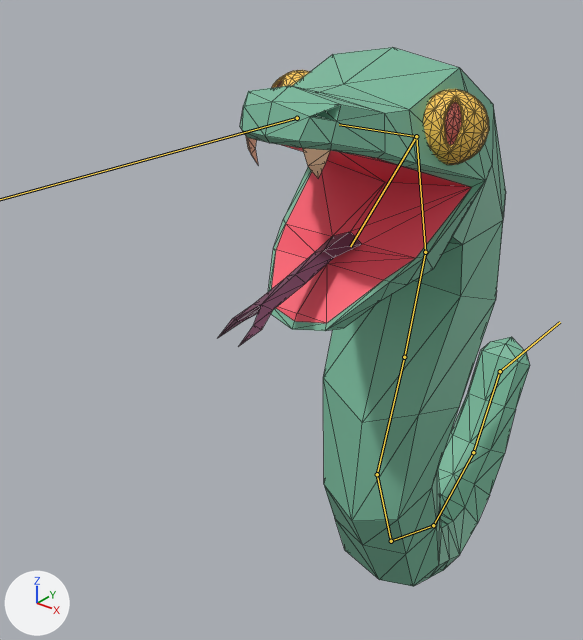
An edit to the glTF model Snake.glb, drawn before and after from the same camera.
The view is the same before and after, from a 50 mm lens placed at (1.9, -3.98, 3.74), pointed at (-0.51, -0.98, 1.88). Every picture has the same lights, and +X, +Y and +Z are marked at lower left. Both versions are drawn at frame 10 of the action 'Attack'; the numbers are the values there. The bones that bend it are drawn over the model as lines. Mesh edges are drawn as thin lines.

In view in the first picture: 'Snake'.
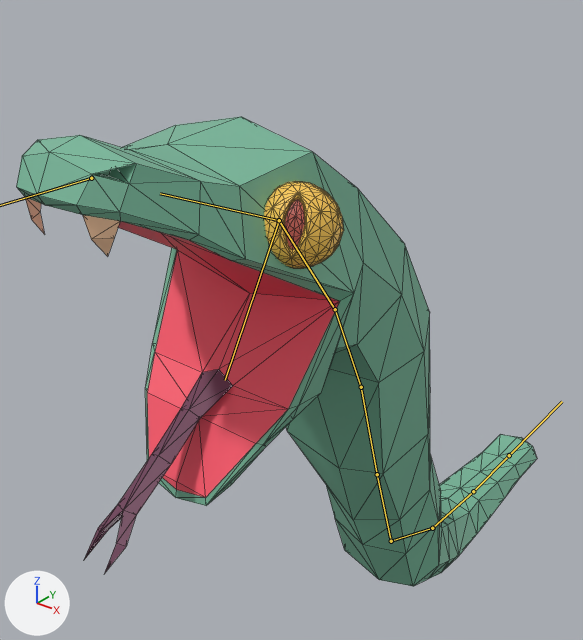
The edits, one by one:
Bone 'Tail.2' (bone_tail_2) turns from (2, 0, 0) to (0, 0, 0) degrees about its own x, y and z.
Bone 'Tail.3' (bone_tail_3) turns from (35, 0, 0) to (0, 0, 0) degrees about its own x, y and z.
Bone 'Tail.4' (bone_tail_4) turns from (26, 0, 0) to (0, 0, 0) degrees about its own x, y and z.
Bone 'Torso.1' (bone_torso_1) turns from (20, 0, 0) to (56, 0, 0) degrees about its own x, y and z.
Bone 'Torso.2' (bone_torso_2) turns from (1, 0, 0) to (5, 0, 0) degrees about its own x, y and z.
Bone 'Torso.3' (bone_torso_3) turns from (-15, 0, 0) to (-33, 0, 0) degrees about its own x, y and z.
Bone 'Head' (bone_head) turns from (-23, 0, 0) to (-53, 0, 0) degrees about its own x, y and z.

What differs and where, as boxes [x1, y1, x2, y2] in the pictures (583 x 640 px):
'Snake', posed (67% wider, 13% shorter)
    before: [218, 47, 530, 586]
    after: [16, 117, 537, 586]
bone 'Tail.2', root to tip
    before: (391, 541) to (433, 525)
    after: (391, 541) to (432, 528)
bone 'Tail.3', root to tip
    before: (433, 525) to (473, 452)
    after: (432, 528) to (473, 491)
bone 'Tail.4', root to tip
    before: (473, 452) to (500, 371)
    after: (473, 491) to (509, 455)
bone 'Torso.1', root to tip
    before: (377, 474) to (404, 357)
    after: (377, 474) to (361, 387)
bone 'Torso.2', root to tip
    before: (404, 357) to (425, 252)
    after: (361, 387) to (335, 309)
bone 'Torso.3', root to tip
    before: (425, 252) to (416, 136)
    after: (335, 309) to (279, 220)
bone 'Head', root to tip
    before: (416, 136) to (339, 124)
    after: (279, 220) to (160, 193)
